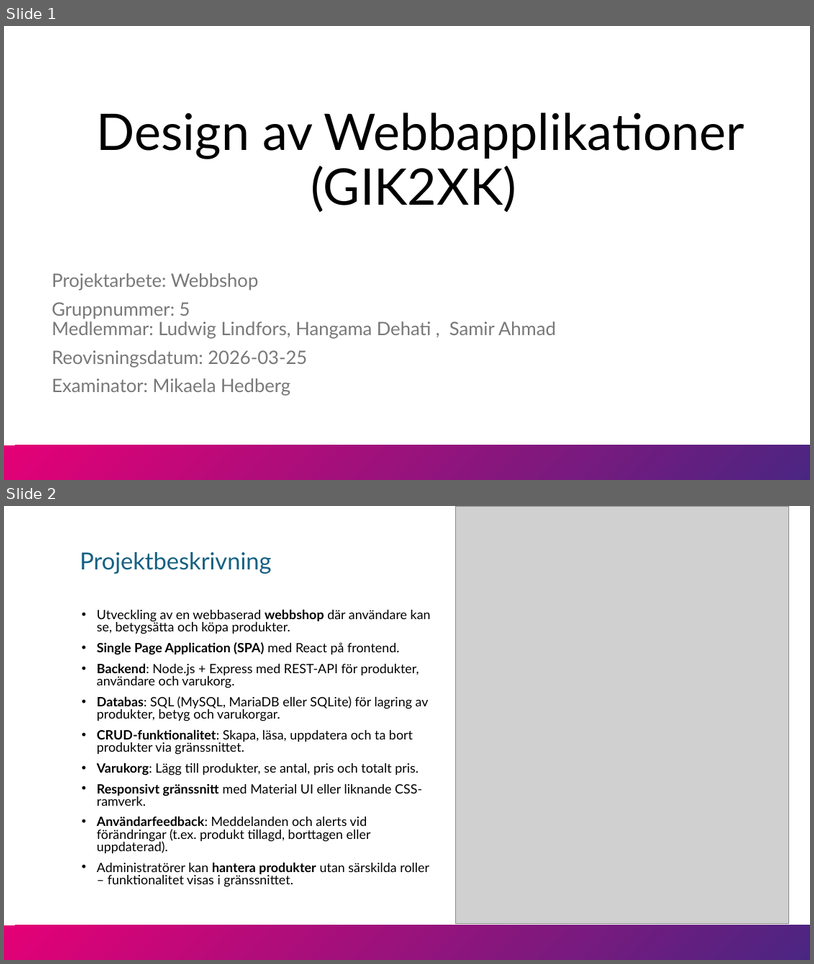
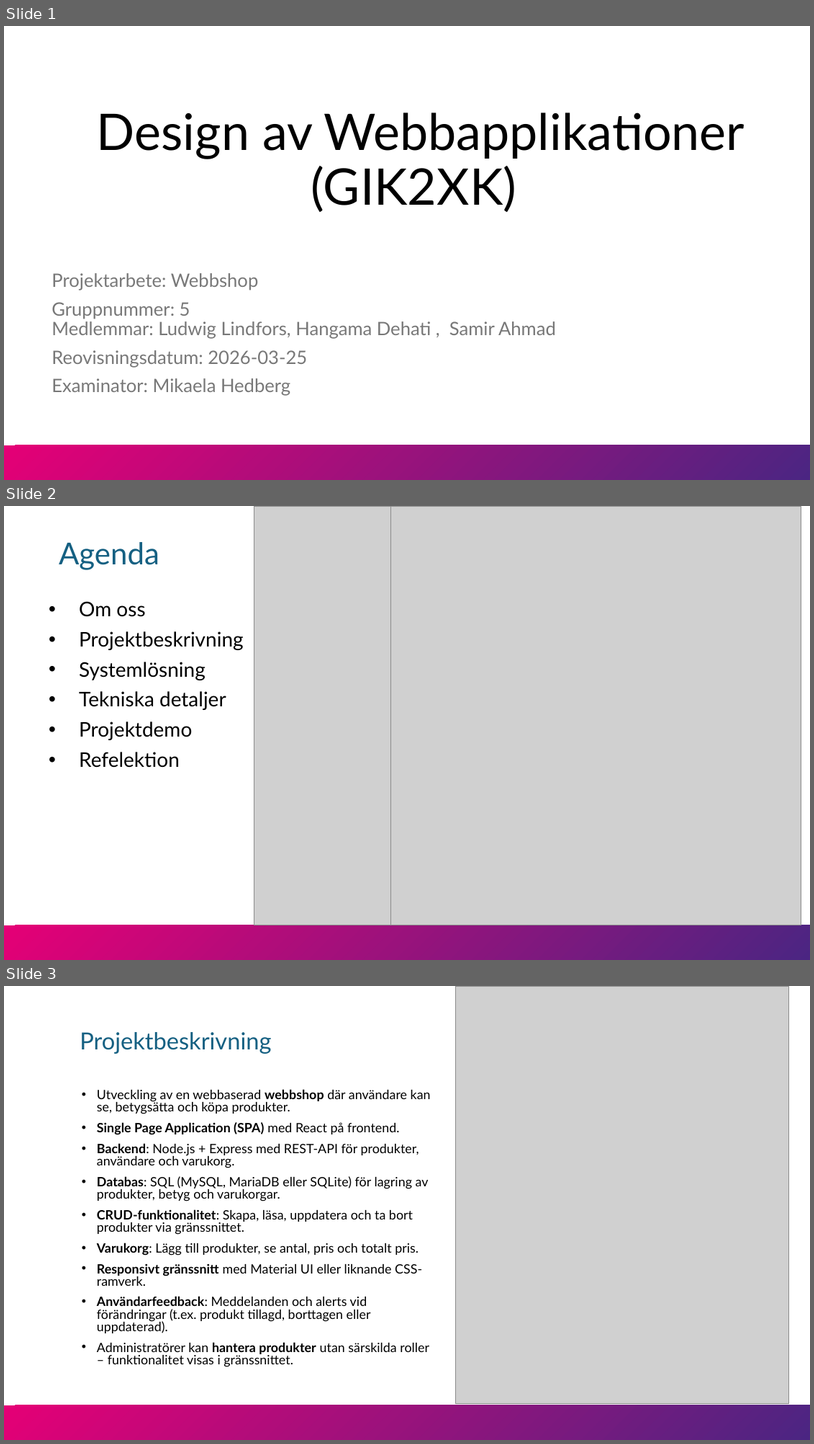
Before and after one commit to SamirAh90/gik2xk-grupp5-projekt, a slide deck: Presentation.pptx. Shown one above the other, each under a label of ours: slides 1 and 2 before the commit, slides 1, 2 and 3 after it. The pictures are 814x964 and 814x1444 pixels, drawn with LibreOffice and Linux fonts; fonts in the diff are those of the drawing; grey boxes stand for pictures; background and template pictures are left out. Boxes give left, top, right and bottom in pixels: in the first picture for what was removed or moved away, otherwise in the second. Text is boxed around its words. In the diff, an @@ line names an element or a change of style, - is before the commit and + after.

```diff
--- a/Presentation.pptx
+++ b/Presentation.pptx
@@ slide 2 added at (4,506,810,960), background #FFFFFF; not listed: 1 template element that a slide beside it also shows @@
@@ picture added at (255,506,618,925) @@
@@ picture added at (391,506,802,925) @@
@@ text added at (59,542,160,570), 36 pt, text #156082 @@
+Agenda
@@ text added at (79,601,244,767), 24 pt, text #000000 @@
+• Om oss
+• Projektbeskrivning
+• Systemlösning
+• Tekniska detaljer
+• Projektdemo
+• Refelektion
@@ what was slide 2 is now slide 3 @@
```
